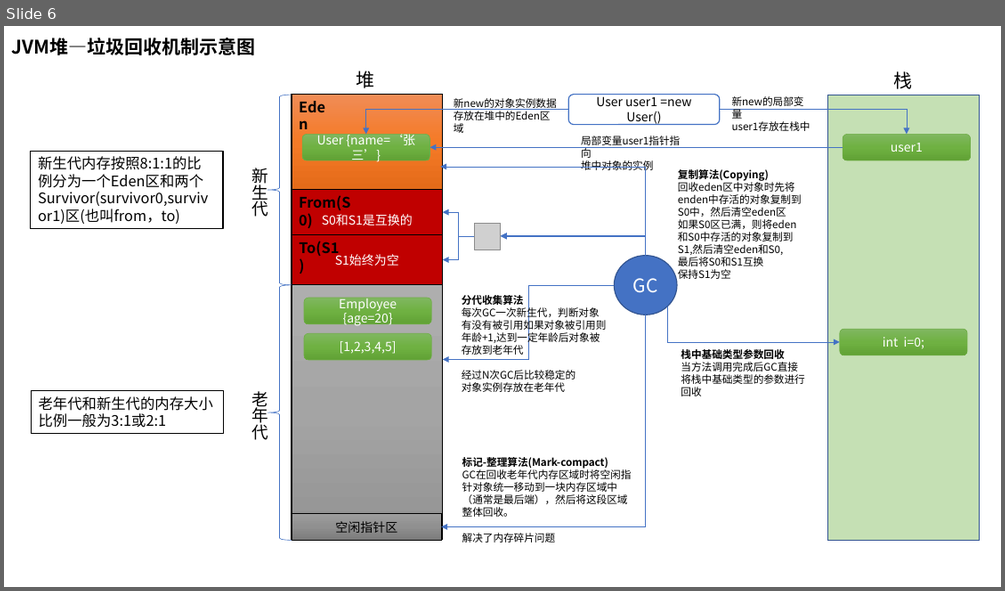
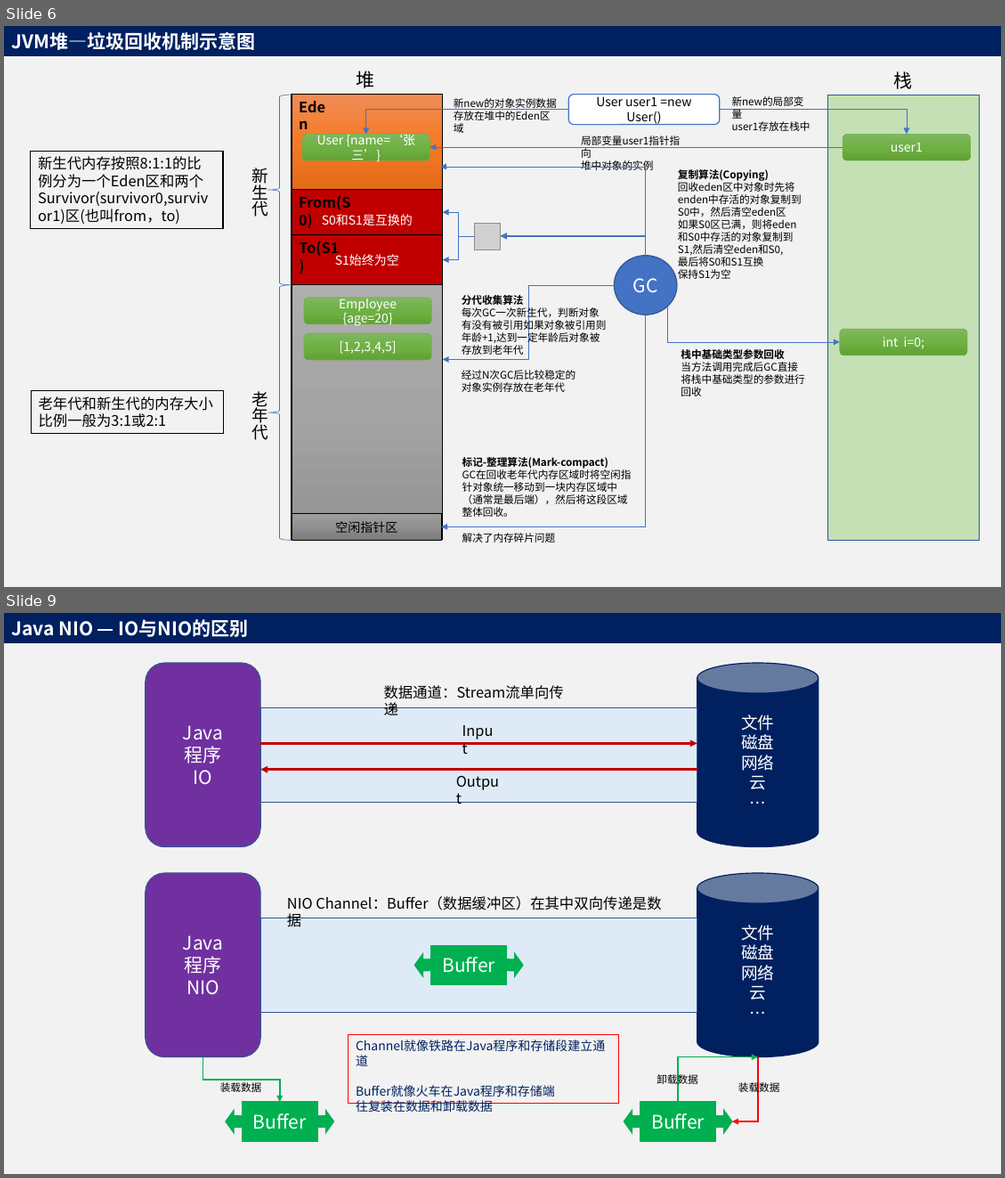
Before and after one commit to adwyxx/Node, a slide deck: Java.pptx. Shown one above the other, each under a label of ours: slide 6 before the commit, slides 6 and 9 after it; the slides between them are not shown. The pictures are 1005x591 and 1005x1178 pixels, drawn with LibreOffice and Linux fonts; fonts in the diff are those of the drawing; grey boxes stand for pictures. Boxes give left, top, right and bottom in pixels: in the first picture for what was removed or moved away, otherwise in the second. Text is boxed around its words. In the diff, an @@ line names an element or a change of style, - is before the commit and + after.

Commit message:
Java NIO

```diff
--- a/Java.pptx
+++ b/Java.pptx
@@ slide 9 added at <box>4,613,1001,1174</box>, background #F2F2F2 @@
@@ rectangle added at <box>4,613,1001,643</box>, fill #002060, 18 pt, text #FFFFFF, bold @@
+Java NIO — IO与NIO的区别
@@ group added at <box>146,663,818,847</box>: 3 texts, 2 arrows, 1 cylinder, 1 rounded rectangle, 1 rectangle @@
+文件
+磁盘
+网络
+云
+…
+Java
+程序
+IO
+数据通道：Stream流单向传递
+Input
+Output
@@ group added at <box>146,873,818,1141</box>: 6 striped right arrows, 5 rectangles, 4 texts, 3 elbow arrows, 1 cylinder, 1 rounded rectangle @@
+文件
+磁盘
+网络
+云
+…
+Java
+程序
+NIO
+NIO Channel：Buffer（数据缓冲区）在其中双向传递是数据
+Buffer
+Buffer
+Buffer
+Channel就像铁路在Java程序和存储段建立通道
+Buffer就像火车在Java程序和存储端
+往复装在数据和卸载数据
+装载数据
+卸载数据
+装载数据
@@ slide 6 changed as well @@
@@ background #FFFFFF to #F2F2F2 @@
@@ rectangle "JVM堆—垃圾回收机制示意图": place and size @@
-rectangle "JVM堆—垃圾回收机制示意图" at <box>11,38,255,55</box>
+rectangle "JVM堆—垃圾回收机制示意图" at <box>4,26,1001,56</box>
@@ rectangle "JVM堆—垃圾回收机制示意图" at <box>4,26,1001,56</box>: text colour #000000 to #FFFFFF; fill none to #002060 @@
```
Also in this commit, not shown: 5 other slides changed, 2 other slides added, 2 other files.
